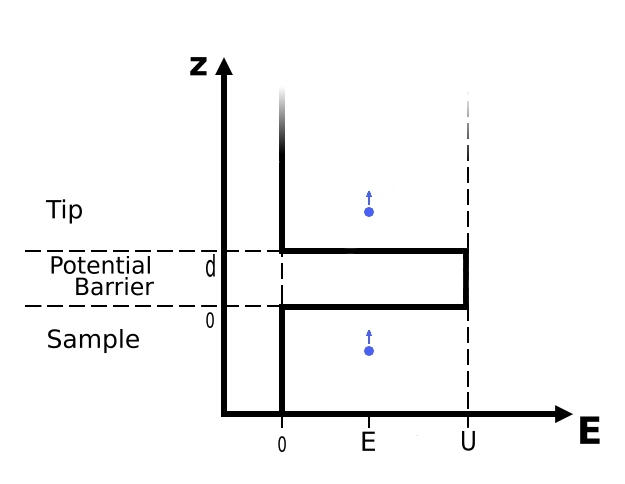
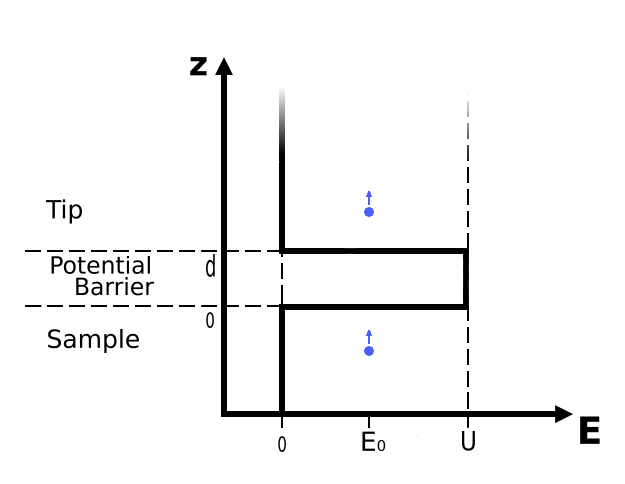
The second 625x484 image is a revision of the first. Changes to its layers:
painted on "base axis Merged" over [377, 440, 386, 452]
